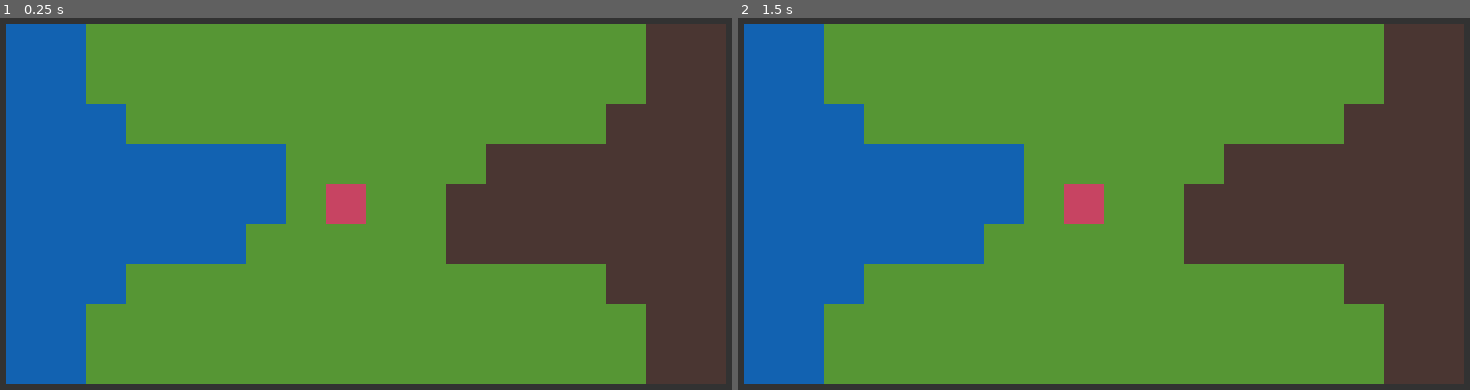
Above: before the commit, frames 1-2 (left to right).
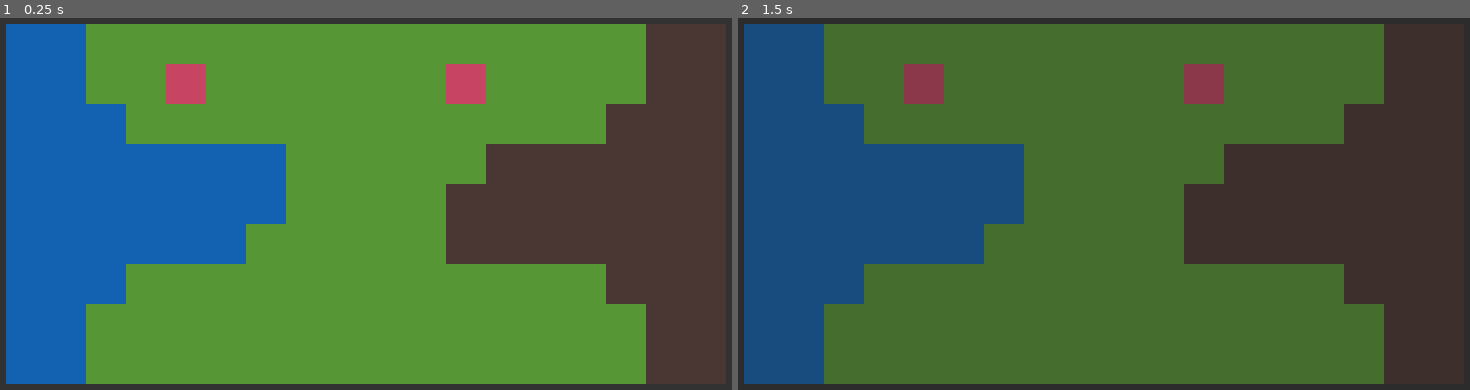
Above: after the commit, the same moments.

Repository: Xaklor/Build-a-Bot-Workshop
Game: Godot game, scene res://scenes/main.tscn
Two runs of this game, one before a commit and one after it. Both use one fixed random seed, a clock stepped at 60 frames per second and the inputs below.
Inputs (mouse positions are in pixels of both pictures, inside the frame that each line leads up to):
- Up to frame 1 (0.25 s): no input
- Up to frame 2 (1.5 s): tap Enter at 0.5 s; move the mouse to (1279, 181) at 0.52 s; click (1279, 181) at 0.6 s; right-click (1279, 181) at 0.8 s; tap Space (timestop, bound only after the commit) at 1.25 s; move the mouse to (942, 226) at 1.27 s; right-click (942, 226) at 1.35 s

The runs differ from the first frame. In frame 1, 1.8% of the frame differs, in the area x 22-67%, y 12-56%; in frame 2, 75%, in the area x 0-89%, y 1-99%.

Commit message:
added pause button, mobility upgrades, and support for multiple robots

Diff:
--- a/project.godot
+++ b/project.godot
@@ -27,3 +27,13 @@
 "events": [Object(InputEventMouseButton,"resource_local_to_scene":false,"resource_name":"","device":-1,"window_id":0,"a …(253 unchanged characters)…
 ]
 }
+timestop={
+"deadzone": 0.2,
+"events": [Object(InputEventKey,"resource_local_to_scene":false,"resource_name":"","device":-1,"window_id":0,"alt_pressed":false,"shift_pressed":false,"ctrl_pressed":false,"meta_pressed":false,"pressed":false,"keycode":0,"physical_keycode":32,"key_label":0,"unicode":32,"location":0,"echo":false,"script":null)
+]
+}
+rc={
+"deadzone": 0.2,
+"events": [Object(InputEventMouseButton,"resource_local_to_scene":false,"resource_name":"","device":-1,"window_id":0,"alt_pressed":false,"shift_pressed":false,"ctrl_pressed":false,"meta_pressed":false,"button_mask":2,"position":Vector2(146, 13),"global_position":Vector2(155, 61),"factor":1.0,"button_index":2,"canceled":false,"pressed":true,"double_click":false,"script":null)
+]
+}
--- a/scenes/main.tscn
+++ b/scenes/main.tscn
@@ -1,5 +1,6 @@
-[gd_scene load_steps=7 format=4 uid="uid://bhmq5f3vg5p5e"]
+[gd_scene load_steps=8 format=4 uid="uid://bhmq5f3vg5p5e"]
 
+[ext_resource type="Script" uid="uid://bwncan3rjv7e2" path="res://scripts/main.gd" id="1_jyhfs"]
 [ext_resource type="Texture2D" uid="uid://danfn2f2rmdgr" path="res://assets/basic tileset.png" id="1_o5qli"]
 [ext_resource type="Script" uid="uid://dxxe5j4nvrw4s" path="res://scripts/tile_map.gd" id="1_sugp2"]
 [ext_resource type="PackedScene" uid="uid://vww06adkxjjq" path="res://scenes/robot.tscn" id="2_0wfyh"]
@@ -32,6 +33,7 @@
 sources/0 = SubResource("TileSetAtlasSource_0wfyh")
 
 [node name="main" type="Node"]
+script = ExtResource("1_jyhfs")
 
 [node name="tile_map" type="TileMapLayer" parent="."]
 tile_map_data = PackedByteArray("AAAAAAAAAAABAAEAAAAAAAEAAAABAAEAAAAAAAIAAAABAAEAAAAAAAMAAAABAAEAAAAAAAQAAAABAAEAAAAAAA …(3440 unchanged characters)…
@@ -40,4 +42,13 @@
 script = ExtResource("1_sugp2")
 
 [node name="robot" parent="." instance=ExtResource("2_0wfyh")]
-position = Vector2(608, 352)
+position = Vector2(352, 160)
+
+[node name="robot2" parent="." instance=ExtResource("2_0wfyh")]
+position = Vector2(800, 160)
+
+[node name="dimmer" type="ColorRect" parent="."]
+visible = false
+offset_right = 1280.0
+offset_bottom = 704.0
+color = Color(0.137, 0.137, 0.137, 0.359)
--- a/scenes/robot.tscn
+++ b/scenes/robot.tscn
@@ -6,6 +6,7 @@
 size = Vector2(64, 64)
 
 [node name="robot" type="Area2D"]
+process_mode = 1
 input_pickable = false
 script = ExtResource("1_br0rw")
 
@@ -24,7 +25,15 @@
 size_flags_horizontal = 4
 size_flags_vertical = 4
 mouse_filter = 2
-color = Color(0.78, 0.265, 0.383, 1)
+color = Color(0.780392, 0.266667, 0.384314, 1)
 
 [node name="hitbox" type="CollisionShape2D" parent="."]
 shape = SubResource("RectangleShape2D_gl0xr")
+
+[node name="select_highlight" type="ColorRect" parent="."]
+visible = false
+offset_left = -32.0
+offset_top = -32.0
+offset_right = 32.0
+offset_bottom = 32.0
+color = Color(1, 1, 1, 0.359)
--- /dev/null
+++ b/scripts/main.gd
@@ -0,0 +1,10 @@
+extends Node
+
+signal stop_time
+var stopped = false
+
+func _input(event: InputEvent) -> void:
+	if Input.is_action_just_pressed("timestop"):
+		stopped = not stopped
+		$dimmer.visible = stopped
+		stop_time.emit(stopped)
--- a/scripts/robot.gd
+++ b/scripts/robot.gd
@@ -2,36 +2,73 @@
 
 @export var speed = 400
 @onready var tile_map = $"../tile_map"
+@onready var main = get_tree().get_root().get_node("main")
 
 var path: Array[Vector2i]
 var idle = true
 var selected = false
+var stopped = false
+var mobility = "land"
+var claimed_pos
 
 func _ready():
-	pass
+	claimed_pos = position
+	tile_map.claim_pos(tile_map.local_to_map(claimed_pos))
+	main.stop_time.connect(_on_timestop)
 
 func _process(delta):
-	# if we have a path that's been set, move to the next point in the path
-	if not path.is_empty():
-		var target = tile_map.map_to_local(path[0])
-		global_position = global_position.move_toward(target, speed * delta)
+	if not stopped:
+		# if we have a path that's been set, move to the next point in the path
+		if not path.is_empty():
+			var target = tile_map.map_to_local(path[0])
+			global_position = global_position.move_toward(target, speed * delta)
 
-		# if we've reached the point, remove it from the path
-		if global_position == target:
-			path.pop_front()
+			# if we've reached the point, remove it from the path
+			if global_position == target:
+				path.pop_front()
 
 func _input(event: InputEvent) -> void:
 	if Input.is_action_just_pressed("lc"):
 		var click_pos = get_global_mouse_position()
-		if selected and tile_map.is_point_walkable(click_pos):
+		if selected and tile_map.is_point_walkable(click_pos, mobility):
 			selected = false
-			$color.color = Color(0.78, 0.265, 0.383)
-			path = tile_map.astar.get_id_path(
-				tile_map.local_to_map(global_position),
-				tile_map.local_to_map(click_pos)
-				# ignore the first item in the array, it's our current position
-				).slice(1)
+			$select_highlight.visible = false
+			match mobility:
+				"land":
+					path = tile_map.land_astar.get_id_path(
+						tile_map.local_to_map(global_position),
+						tile_map.local_to_map(click_pos)
+						# ignore the first item in the array, it's our current position
+						).slice(1)
+				"water":
+					path = tile_map.water_astar.get_id_path(tile_map.local_to_map(global_position),	tile_map.local_to_map(click_pos)).slice(1)
+				"flight":
+					path = tile_map.flight_astar.get_id_path(tile_map.local_to_map(global_position), tile_map.local_to_map(click_pos)).slice(1)
+
+			update_claimed_position(click_pos)
 
 		elif $color.get_rect().has_point(get_local_mouse_position()):
 			selected = true
-			$color.color = Color(0.879, 0.353, 0.462)
+			$select_highlight.visible = true
+
+	elif Input.is_action_just_pressed("rc"):
+		if $color.get_rect().has_point(get_local_mouse_position()):
+			match mobility:
+				"land":
+					mobility = "water"
+					$color.color = 0x78b2f8ff
+				"water":
+					mobility = "flight"
+					$color.color = 0xebd680ff
+				"flight":
+					mobility = "land"
+					$color.color = 0xc74462ff
+
+
+func update_claimed_position(pos: Vector2):
+	tile_map.claim_pos(tile_map.local_to_map(claimed_pos), false)
+	claimed_pos = pos
+	tile_map.claim_pos(tile_map.local_to_map(claimed_pos))
+
+func _on_timestop(b):
+	stopped = b
--- a/scripts/tile_map.gd
+++ b/scripts/tile_map.gd
@@ -1,29 +1,65 @@
 extends TileMapLayer
 
-var astar = AStarGrid2D.new()
+var land_astar = AStarGrid2D.new()
+var water_astar = AStarGrid2D.new()
+var flight_astar = AStarGrid2D.new()
 
 func _ready():
 	var tilemap_size = get_used_rect().end - get_used_rect().position
-	astar.region = Rect2i(Vector2i.ZERO, tilemap_size)
-	astar.cell_size = tile_set.tile_size
-	astar.default_compute_heuristic = AStarGrid2D.HEURISTIC_MANHATTAN
-	astar.default_estimate_heuristic = AStarGrid2D.HEURISTIC_MANHATTAN
-	astar.diagonal_mode = AStarGrid2D.DIAGONAL_MODE_NEVER
+	land_astar.region = Rect2i(Vector2i.ZERO, tilemap_size)
+	water_astar.region = Rect2i(Vector2i.ZERO, tilemap_size)
+	flight_astar.region = Rect2i(Vector2i.ZERO, tilemap_size)
+	land_astar.cell_size = tile_set.tile_size
+	water_astar.cell_size = tile_set.tile_size
+	flight_astar.cell_size = tile_set.tile_size
+	land_astar.default_compute_heuristic = AStarGrid2D.HEURISTIC_MANHATTAN
+	land_astar.default_estimate_heuristic = AStarGrid2D.HEURISTIC_MANHATTAN
+	water_astar.default_compute_heuristic = AStarGrid2D.HEURISTIC_MANHATTAN
+	water_astar.default_estimate_heuristic = AStarGrid2D.HEURISTIC_MANHATTAN
+	flight_astar.default_compute_heuristic = AStarGrid2D.HEURISTIC_MANHATTAN
+	flight_astar.default_estimate_heuristic = AStarGrid2D.HEURISTIC_MANHATTAN
+	land_astar.diagonal_mode = AStarGrid2D.DIAGONAL_MODE_NEVER
+	water_astar.diagonal_mode = AStarGrid2D.DIAGONAL_MODE_NEVER
+	flight_astar.diagonal_mode = AStarGrid2D.DIAGONAL_MODE_NEVER
 	# needs to be called to make the above changes take effect immediately
-	astar.update()
+	land_astar.update()
+	water_astar.update()
+	flight_astar.update()
 
 	for i in tilemap_size.x:
 		for j in tilemap_size.y:
 			var pos = Vector2i(i, j)
 			var tile_data = get_cell_tile_data(pos)
-			if tile_data and (tile_data.get_custom_data("tile_type") == "mountain" or
-							  tile_data.get_custom_data("tile_type") == "water" or
-							  tile_data.get_custom_data("tile_type") == "wall"):
-				astar.set_point_solid(pos)
+			match tile_data.get_custom_data("tile_type"):
+				"wall":
+					land_astar.set_point_solid(pos)
+					water_astar.set_point_solid(pos)
+					flight_astar.set_point_solid(pos)
+				"mountain":
+					land_astar.set_point_solid(pos)
+					water_astar.set_point_solid(pos)
+				"water":
+					land_astar.set_point_solid(pos)
 
-func is_point_walkable(point):
+func is_point_walkable(point, mobility):
 	var pos = local_to_map(point)
-	if astar.region.has_point(pos) and not astar.is_point_solid(pos):
-		return true
+	match mobility:
+		"land":
+			if land_astar.region.has_point(pos) and not land_astar.is_point_solid(pos):
+				return true
+		"water":
+			if water_astar.region.has_point(pos) and not water_astar.is_point_solid(pos):
+				return true
+		"flight":
+			if flight_astar.region.has_point(pos) and not flight_astar.is_point_solid(pos):
+				return true
+		_:
+			return false
 
 	return false
+
+# wrapper for robots to claim positions on all three mobility maps
+func claim_pos(pos, solid = true):
+	land_astar.set_point_solid(pos, solid)
+	water_astar.set_point_solid(pos, solid)
+	flight_astar.set_point_solid(pos, solid)
Not shown, added: scripts/main.gd.uid
